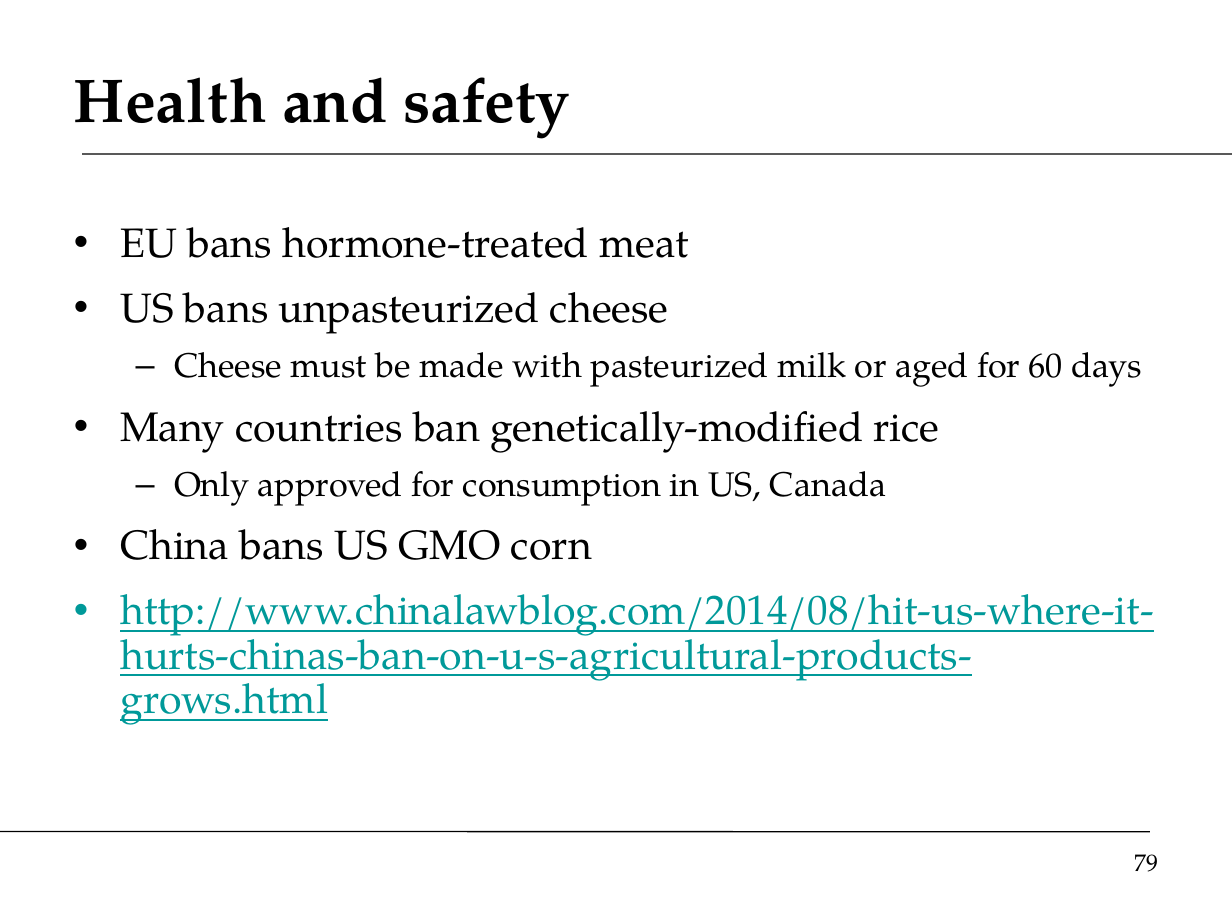
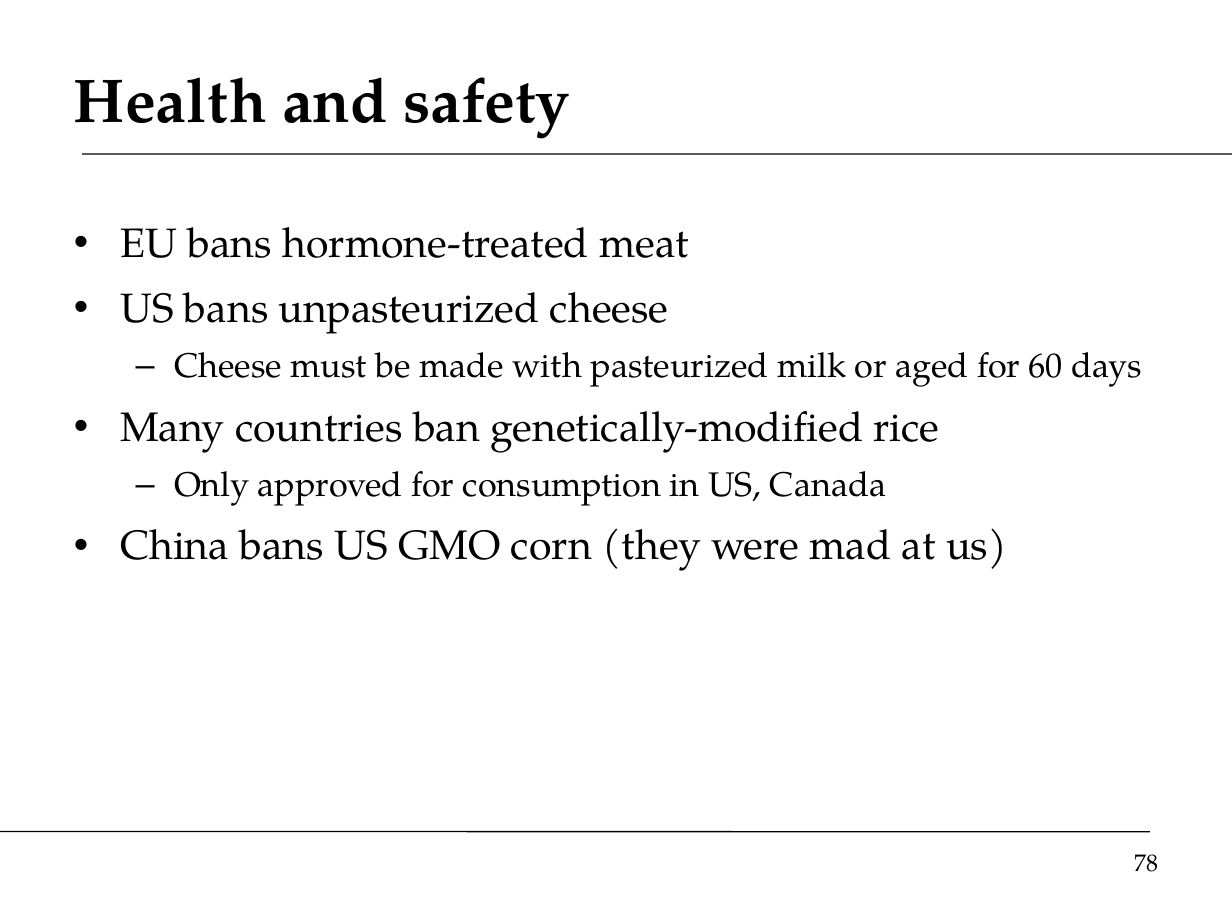
Before and after one commit to DaveBackus/Global_Economy, a slide deck: slide 78 of Slides/slides_trade_f14.pptx (slide 79 before the commit). Drawn at 1232x924 pixels with LibreOffice and Linux fonts; fonts in the diff are those of the drawing. Boxes give left, top, right and bottom in pixels: in the first picture for what was removed or moved away, otherwise in the second. Text is boxed around its words. In the diff, an @@ line names an element or a change of style, - is before the commit and + after.

```diff
--- a/Slides/slides_trade_f14.pptx
+++ b/Slides/slides_trade_f14.pptx
@@ text at (120,528,1007,571): text changed; text colour #009999 to #000000 @@
-• China bans US GMO corn
-• http://www.chinalawblog.com/2014/08/hit-us-where-it-hurts-chinas-ban-on-u-s-agricultural-products-grows.html
+• China bans US GMO corn (they were mad at us)
@@ page number at (1134,854,1158,872): text changed @@
-79
+78
```
Also in this commit, not shown: 13 other slides changed, 3 slides added, 1 slide removed, 40 other files.
